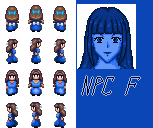
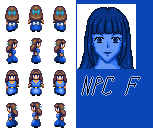
Before/after of a w=153, h=128 layered artwork. What changed in the layer stack:
added layer "Layer 3 copy 2" in group "Group 1" over [57, 81, 63, 88]
added layer "Layer 3 copy" in group "Group 1" over [9, 81, 15, 88]
added layer "Layer 3" in group "Group 1" over [35, 80, 39, 88]
painted on "Layer 2 copy" over [9, 81, 37, 88]
added layer "Layer 2 copy 2" in group "Group 1" over [57, 81, 63, 84]
